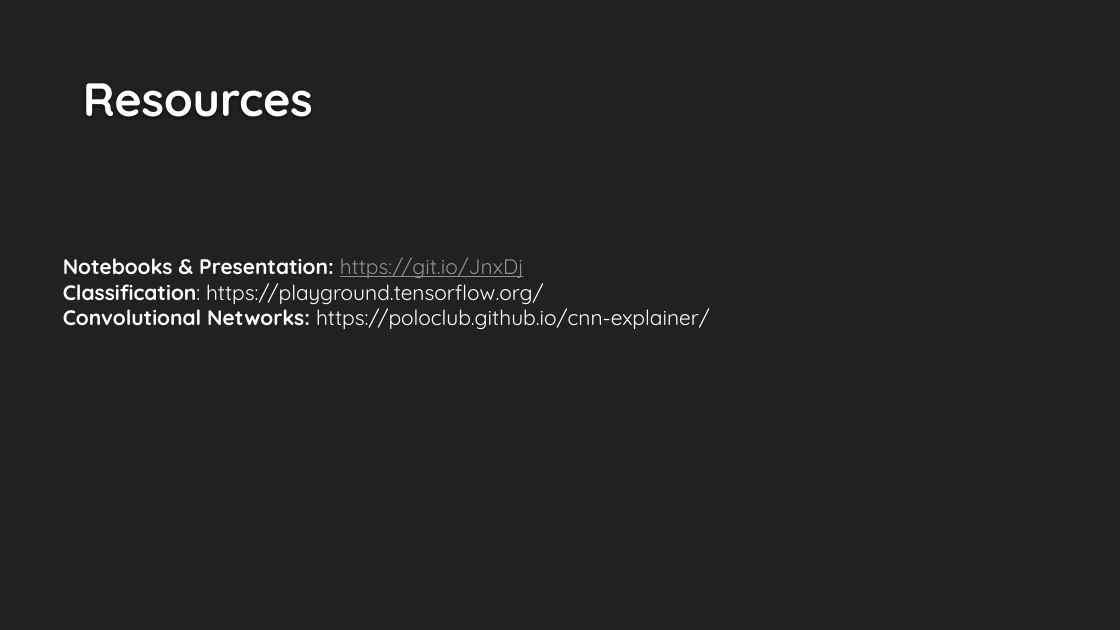
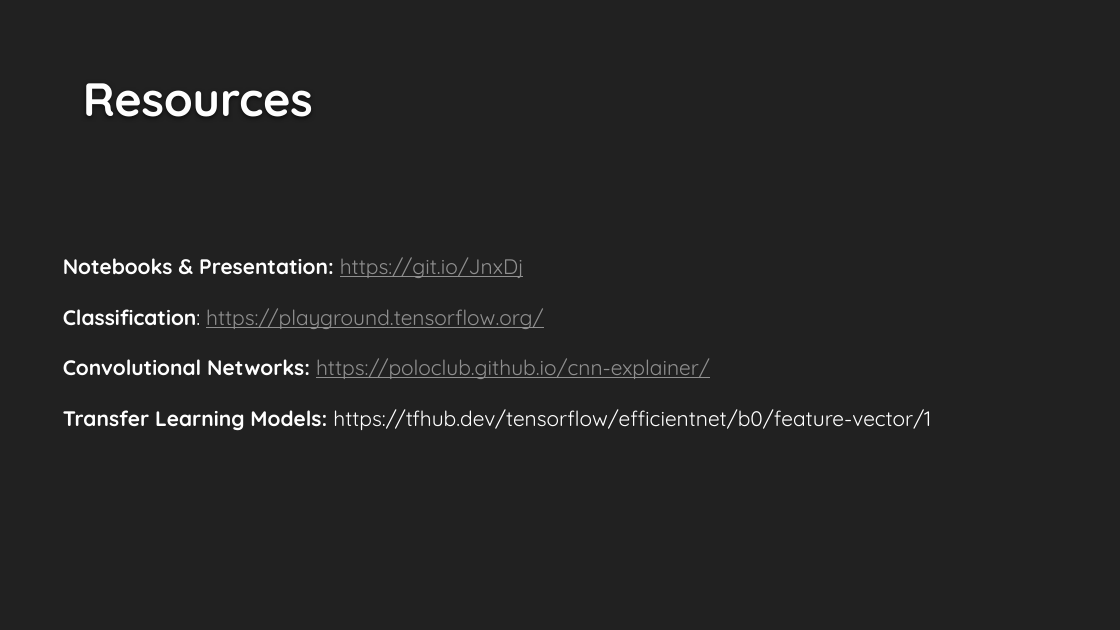
Before and after one commit to Mr-Smithy-x/ML-Car-Damage-Classification, a slide deck: slide 11 of presentation.pptx. Drawn at 1120x630 pixels with LibreOffice and Linux fonts; fonts in the diff are those of the drawing; background and template pictures are left out. Boxes give left, top, right and bottom in pixels: in the first picture for what was removed or moved away, otherwise in the second. Text is boxed around its words. In the diff, an @@ line names an element or a change of style, - is before the commit and + after.

Commit message:
completed

```diff
--- a/presentation.pptx
+++ b/presentation.pptx
@@ text at [63,308,710,379]: text colour #FFFFFF to #8F8F8F, underline on in "https://playground.tensorflow.org/", "https://poloclub.github.io/cnn-explainer/" @@
@@ text at [63,409,931,431]: paragraph added @@
+Transfer Learning Models: https://tfhub.dev/tensorflow/efficientnet/b0/feature-vector/1
```
